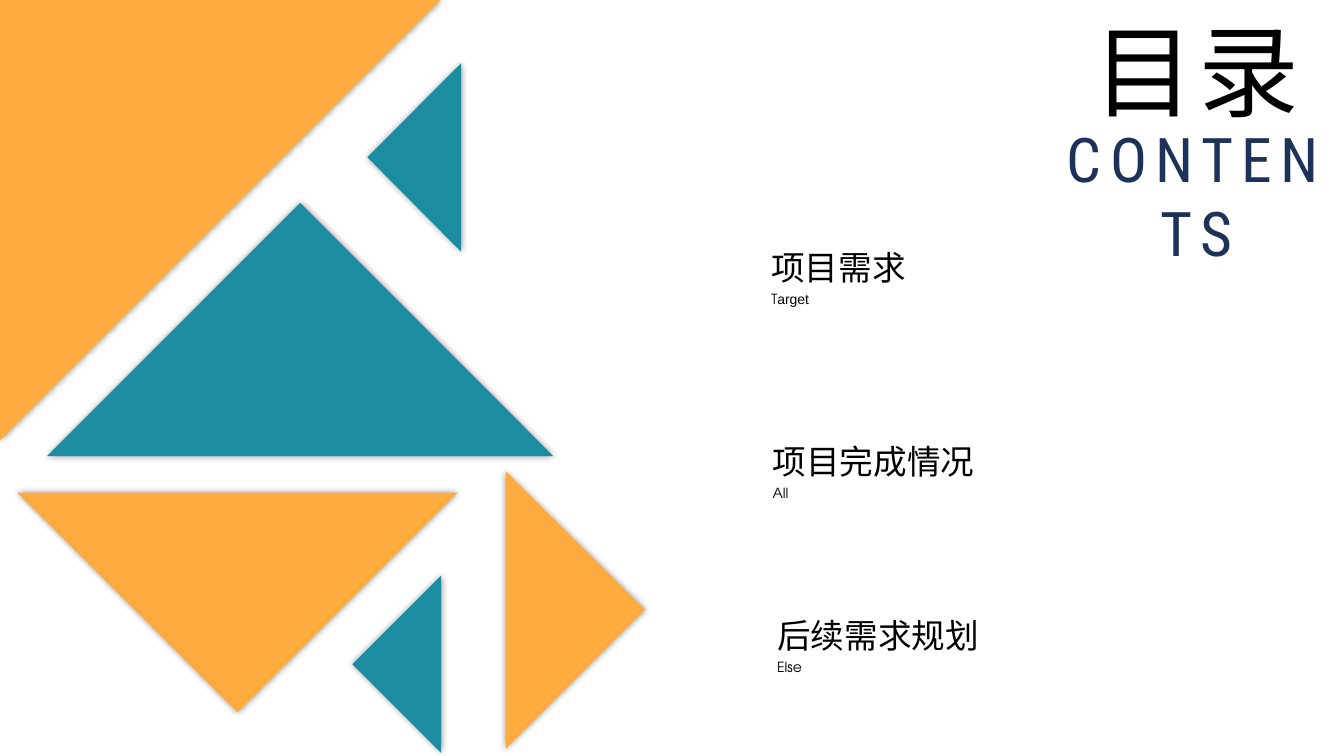
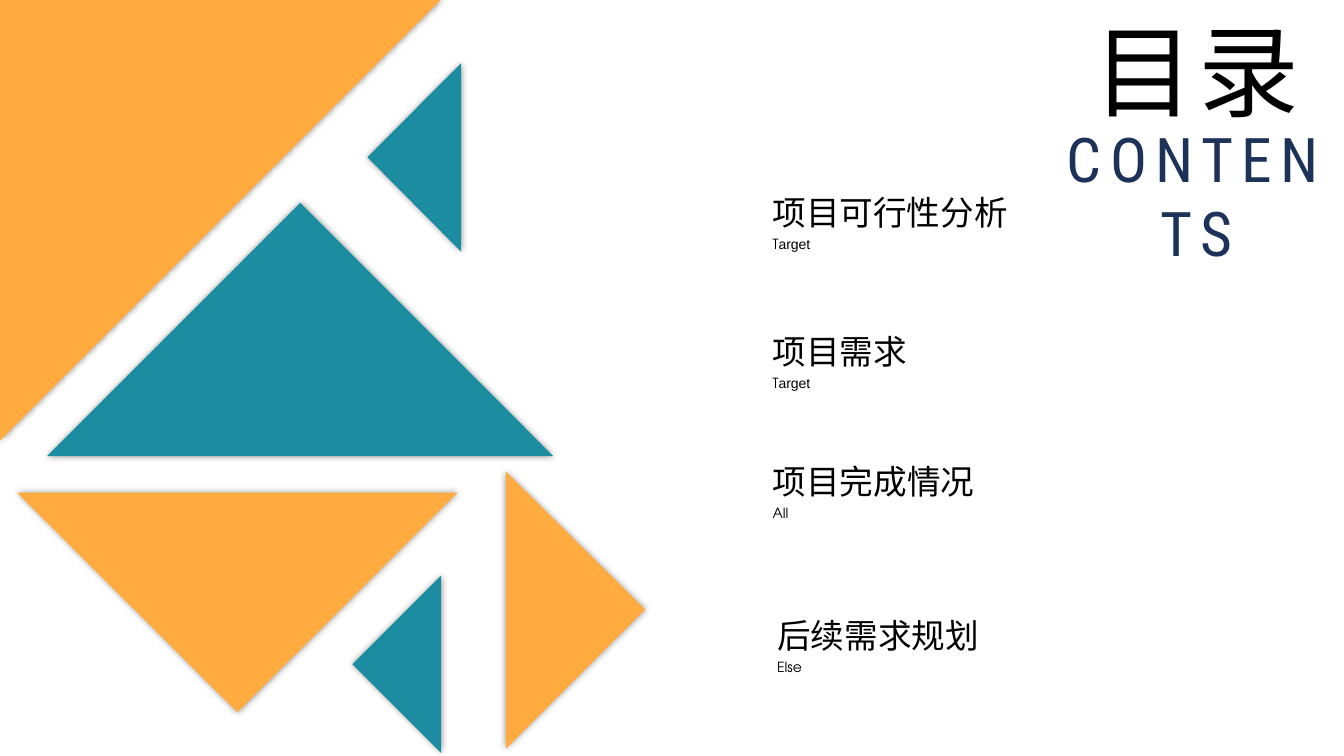
Before and after one commit to yy207/myshop, a slide deck: slide 2 of MyShop/files/线上商店(乐购网)演示文档.pptx. Drawn at 1344x756 pixels with LibreOffice and Linux fonts; fonts in the diff are those of the drawing. Boxes give left, top, right and bottom in pixels: in the first picture for what was removed or moved away, otherwise in the second. Text is boxed around its words. In the diff, an @@ line names an element or a change of style, - is before the commit and + after.

```diff
--- a/MyShop/files/线上商店(乐购网)演示文档.pptx
+++ b/MyShop/files/线上商店(乐购网)演示文档.pptx
@@ text added at <box>773,196,1008,228</box>, 24 pt, text #000000 @@
+项目可行性分析
@@ text added at <box>773,238,811,252</box>, 10 pt, text #000000 @@
+Target
@@ text "项目需求": place and size @@
-text "项目需求" at <box>771,252,905,283</box>
+text "项目需求" at <box>773,336,907,367</box>
@@ text "Target": place and size @@
-text "Target" at <box>771,293,809,307</box>
+text "Target" at <box>773,377,811,391</box>
@@ text "项目完成情况": place and size @@
-text "项目完成情况" at <box>773,445,975,477</box>
+text "项目完成情况" at <box>773,465,975,497</box>
@@ text "All": place and size @@
-text "All" at <box>773,487,789,498</box>
+text "All" at <box>773,507,789,518</box>
```
Also in this commit, not shown: 4 other slides changed, 1 slide added.
